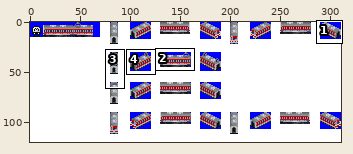
Two versions of one sprite sheet, src/metro/daegu_metro_1/DAEGU_METRO_1K.png. The first picture is a wide view before the edit; the outline marks the close-up.
Close-up. Before:
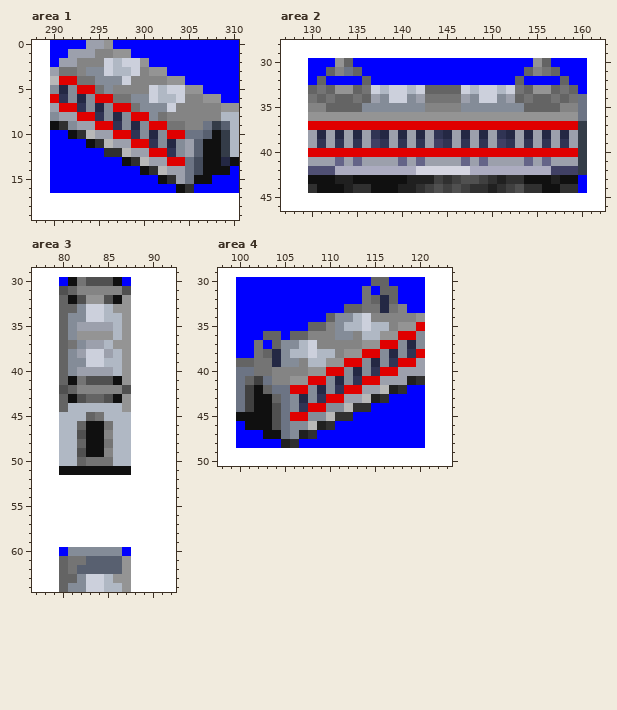
The file is 311x120 pixels. Colours within 5 levels of each other are drawn and written as one. Shown: area 1: x 288..310, y 0..19; area 2: x 127..162, y 28..46; area 3: x 77..92, y 29..64; area 4: x 98..123, y 29..50. The commit also changed other parts of the picture, which this record leaves out.
New version:
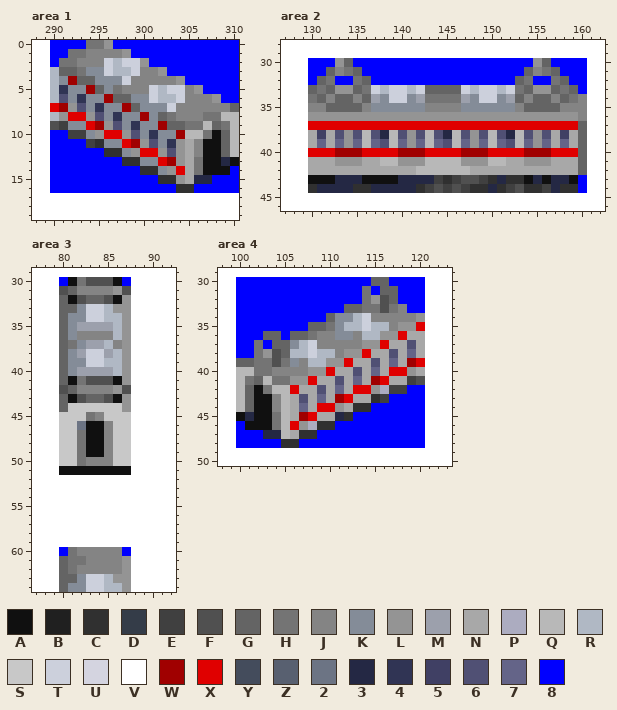
Palette (. is transparent): A #101010  B #202020  C #303030  D #343c48  E #404040  F #505050  G #646464  H #747474  J #848484  K #848c98  L #949494  M #9ca0ac  N #a8a8a8  P #acacc0  Q #b8b8b8  R #b0b8c4  S #c8c8c8  T #ccd0dc  U #d4d4e0  V #ffffff  W #a00000  X #e00000  Y #444c5c  Z #586070  2 #6c7484  3 #242844  4 #303454  5 #404064  6 #505074  7 #646488  8 #0000ff
Edits made:
Changed rows in their new state; - is an unchanged pixel.
Area 1:
first column x 290:
 0 ----HH---------------
 1 --HHJ--J-------------
 2 -HH------------------
 3 RGGH-------J---------
 4 RKWGG--------J-------
 5 R4-KWG-H-------J-----
 6 R6-4-KWGG--------J---
 7 XWL6-4-KWG---------JG
 8 RLX-L6-4-KW-GH---HHQQ
 9 FE-KXWL6-4-KWGGHHQGHQ
10 --EEKLX-L6-4-KWQQH-GQ
11 ----E-KKXWL6-4LNJ--GQ
12 --------KLX-L6LNJ--GQ
13 --------C-KKXWLNH----
14 ----------C-KLXNH----
15 ------------C-LN33---
16 --------------C------
Area 2:
first column x 130:
31 ----H--------------------------
32 --H--H------------------H--H---
34 --J--J------------------J--J--J
35 ------J----------------J------J
36 ------------------------------J
37 ------------------------------G
38 N5N6L6Q6-Q6L6Q6-Q6L6Q6-Q6L6N5NG
39 N7N7L7Q76Q7L7Q76Q7L7Q76Q7L7N7NG
40 ---WWW----WWW----WWW----WWW---G
41 NNNLLLNNQQLLLQQQQLLLQQNNLLLNNNG
42 NNNNNNNNNNNNQQQQQQNNNNNNNNNNNNG
43 ---333----3333-------3---3-33--
44 -3333--33333--------3-----E3---
Area 3:
first column x 83:
31 ---L
32 GG--
first column x 82:
36 JJJJ-
37 ----J
first column x 80:
42 ------L-
44 -SSSSSS-
45 SSSHJSSS
46 SS2--JSS
47 SSH---SS
48 SSH--JSS
49 SSH---SS
50 SSHJJJSS
first column x 81:
60 HJJJJJ
61 --JJJJ
62 -JJJJJ
Area 4:
first column x 100:
32 ---------------LF----
33 ----------------F----
35 ----------H----------
36 --------H----------NN
37 -----G-----------NN6N
38 ---LFG---------NN6N7N
39 ----FH-------NN6N7NWX
40 QQ---------NN6N7N-XLN
41 QHGQHH---NN6N7NWXNNEF
42 QG-HQQ-NN6N7N-XLPEE--
43 QG--JQN6N7NWXNNCE----
44 QG--JQN7N-XLN--------
45 -3--HQNWXNN3---------
46 ----HQXLPC-----------
47 ---33QNC-------------
48 -----C---------------
